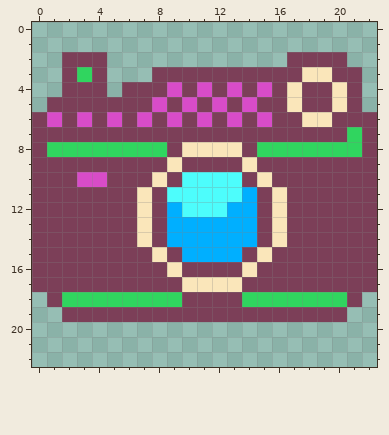
Pixel-art sprite, stored at docs/assets/favicon.png. The picture above was drawn from the file before the commit.
The file is 23x23 pixels.
After:
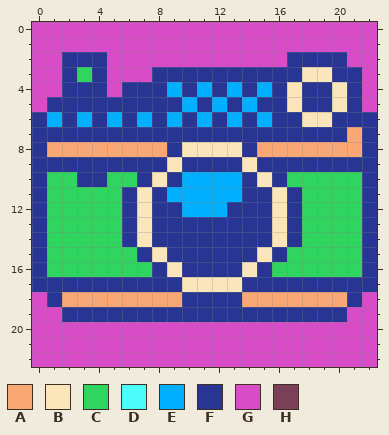
Palette (. is transparent): A #f9a875  B #fae6ba  C #30d55f  D #4dfdfc  E #00afff  F #283593  G #d84cc8  H #7c3f58
The edit:
Changed rows in their new state; - is an unchanged pixel.
first column x 0:
 0 GGGGGGGGGGGGGGGGGGGGGGG
 1 GGGGGGGGGGGGGGGGGGGGGGG
 2 GGFFFGGGGGGGGGGGGFFFFGG
 3 GGF-FGGGFFFFFFFFFF--FFG
 4 GGFFFGFFFEFEFEFEF-FF-FG
 5 GFFFFFFFFFEFEFEFF-FF-FG
 6 FEFEFEFEFEFEFEFEFF--FFF
 7 FFFFFFFFFFFFFFFFFFFFFAF
 8 FAAAAAAAAF----FAAAAAAAF
 9 FFFFFFFFF-FFFF-FFFFFFFF
10 FCCFFCCF-FEEEEF-FCCCCCF
11 FCCCCCF-FEEEEEFF-FCCCCF
12 FCCCCCF-FFEEEFFF-FCCCCF
13 FCCCCCF-FFFFFFFF-FCCCCF
14 FCCCCCF-FFFFFFFF-FCCCCF
15 FCCCCCCF-FFFFFF-FCCCCCF
16 FCCCCCCCF-FFFF-FCCCCCCF
17 FFFFFFFFFF----FFFFFFFFF
18 GFAAAAAAAAFFFFAAAAAAAFG
19 GGFFFFFFFFFFFFFFFFFFFGG
20 GGGGGGGGGGGGGGGGGGGGGGG
21 GGGGGGGGGGGGGGGGGGGGGGG
22 GGGGGGGGGGGGGGGGGGGGGGG
